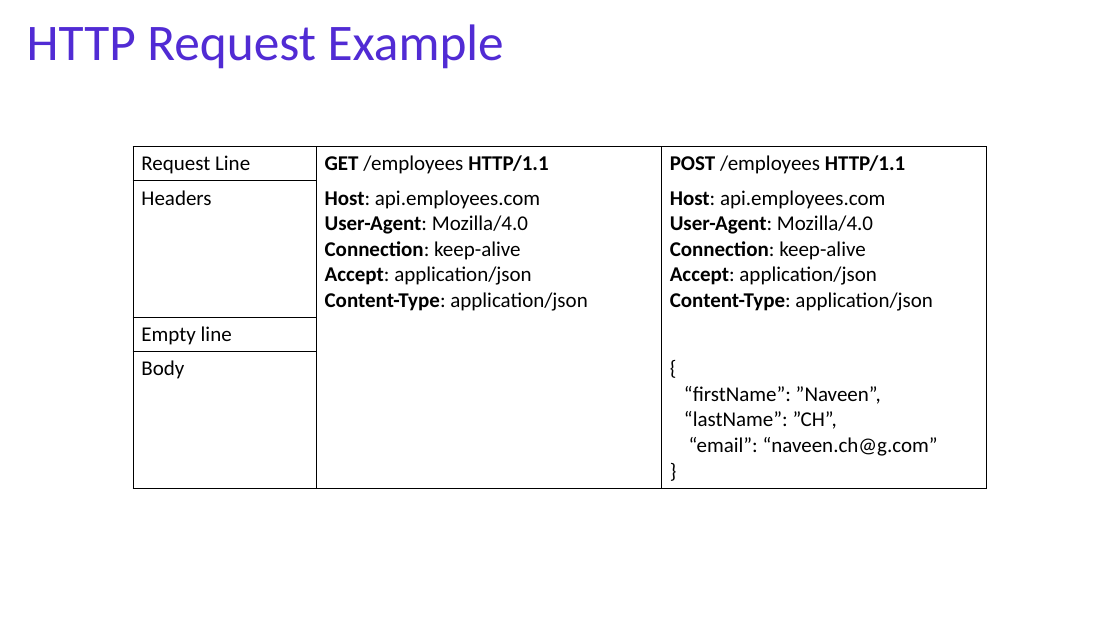
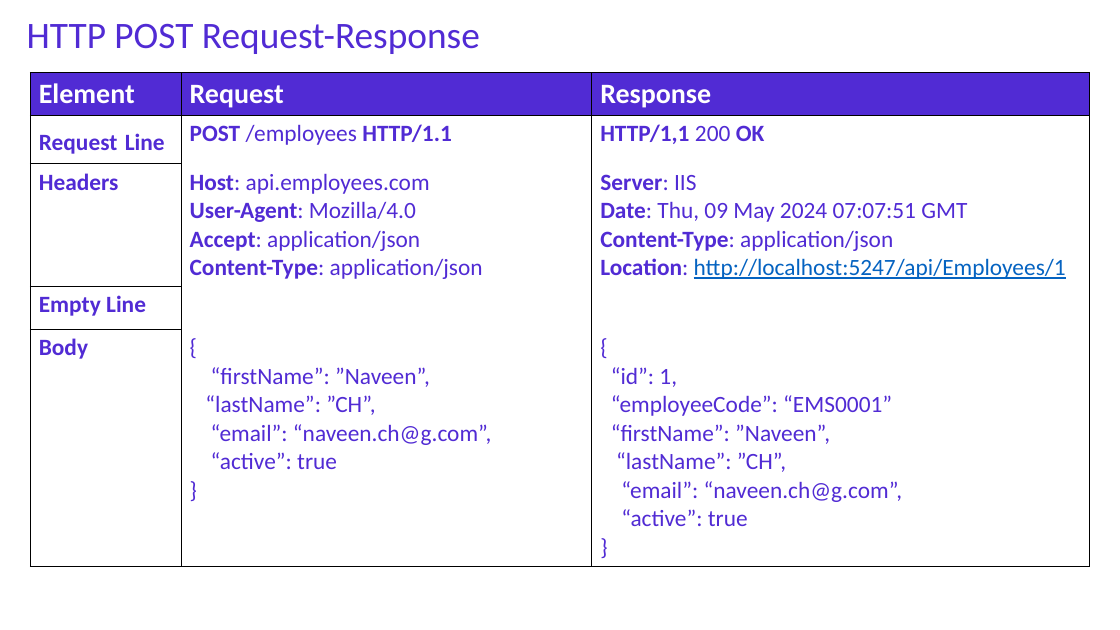
Before and after one commit to NaveenChittimalla/C-Sharp-Fundamentals, a slide deck: slide 38 of docs/C Sharp Programming Language - Fundaments.pptx (slide 36 before the commit). Drawn at 1120x630 pixels with LibreOffice and Linux fonts; fonts in the diff are those of the drawing. Boxes give left, top, right and bottom in pixels: in the first picture for what was removed or moved away, otherwise in the second. Text is boxed around its words. In the diff, an @@ line names an element or a change of style, - is before the commit and + after.

```diff
--- a/docs/C Sharp Programming Language - Fundaments.pptx
+++ b/docs/C Sharp Programming Language - Fundaments.pptx
@@ text at <box>27,23,480,54</box>: text changed; size 44 to 32 pt @@
-HTTP Request Example
+HTTP POST Request-Response
@@ table at <box>30,73,1090,558</box> @@
-row 1: Request Line | GET /employees HTTP/1.1 | POST /employees HTTP/1.1
-row 2: Headers | Host: api.employees.com / User-Agent: Mozilla/4.0 / Connection: keep-alive / Accept: application/json / Content-Type: application/json | Host: api.employees.com / User-Agent: Mozilla/4.0 / Connection: keep-alive / Accept: application/json / Content-Type: application/json
-row 3: Empty line |  | 
-row 4: Body |  | { / “firstName”: ”Naveen”, / “lastName”: ”CH”, / “email”: “naveen.ch@g.com” / }
+row 1: Element | Request | Response
+row 2: Request Line | POST /employees HTTP/1.1 | HTTP/1,1 200 OK
+row 3: Headers | Host: api.employees.com / User-Agent: Mozilla/4.0 / Accept: application/json / Content-Type: application/json | Server: IIS / Date: Thu, 09 May 2024 07:07:51 GMT / Content-Type: application/json / Location: http://localhost:5247/api/Employees/1
+row 4: Empty Line |  | 
+row 5: Body | { / “firstName”: ”Naveen”, / “lastName”: ”CH”, / “email”: “naveen.ch@g.com”, / “active”: true / } | { / “id”: 1, / “employeeCode”: “EMS0001” / “firstName”: ”Naveen”, / “lastName”: ”CH”, / “email”: “naveen.ch@g.com”, / “active”: true / }
@@ table: place and size @@
-table at <box>133,147,987,484</box>
+table at <box>30,73,1090,558</box>
```
Also in this commit, not shown: 6 other slides changed, 4 slides added, 1 other file.
